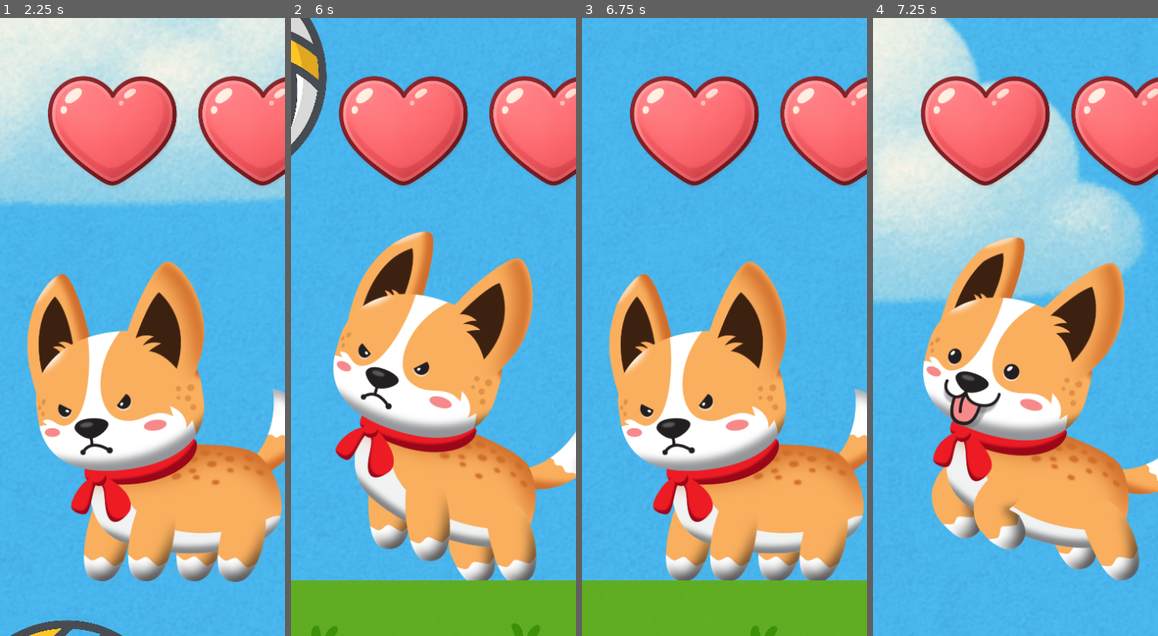
Above: before the commit, frames 1-4 (left to right).
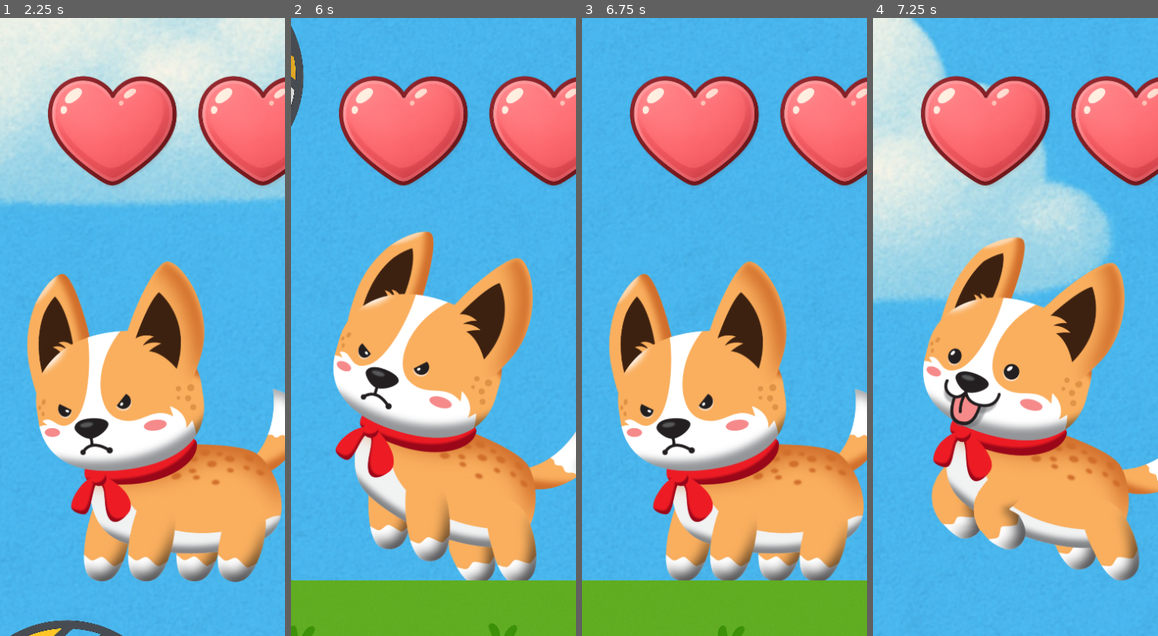
Above: after the commit, the same moments.

Repository: codyromano/chonki
Game: Godot game, scene res://scenes/level1.tscn
The game is run twice, just before and just after one commit, with the same random seed, the same clock (stepped at 60 frames per second) and the same inputs. Sound files missing from this copy of the repository are replaced by a short silence.
Inputs:
- Up to frame 1 (2.25 s): hold Right (ui_right) 0.53-2.03 s; tap D (push) at 0.6, 2.1 s; tap Up (ui_up) at 0.77, 1.07, 1.52, 1.82 s; tap S (ram) at 1.35 s; hold Left (ui_left) from 2.03 s (still down)
- Up to frame 2 (6 s): release Left (ui_left) at 2.78 s; hold Right (ui_right) 2.78-4.28 s; tap S (ram) at 2.85, 4.35, 5.85 s; tap Up (ui_up) at 3.02, 3.32, 3.77, 4.07, 4.52, 4.82 s; tap D (push) at 3.6, 5.1 s; hold Left (ui_left) 4.28-5.03 s; hold Right (ui_right) 5.03-5.78 s; hold Left (ui_left) from 5.78 s (still down)
- Up to frame 3 (6.75 s): keep holding Left (ui_left); tap Up (ui_up) at 6.02, 6.32 s; tap D (push) at 6.6 s
- Up to frame 4 (7.25 s): keep holding Left (ui_left); tap Up (ui_up) at 6.77, 7.07 s

Frame 1 is identical in both runs. In frame 2, 2.3% of the frame differs, in the area x 0-88%, y 0-100%; in frame 3, 0.2%; in frame 4, 6.0%, in the area x 0-96%, y 0-46%.

Commit message:
add max speed to fix platform teleportation bug

Diff:
--- a/scenes/chonki.gd
+++ b/scenes/chonki.gd
@@ -81,6 +81,7 @@
 
 	var direction: float = Input.get_action_strength("ui_right") - Input.get_action_strength("ui_left")
 	var current_time = Time.get_unix_time_from_system()
+
 	if hit_time != null && current_time - hit_time <= HIT_RECOVERY_TIME:
 		velocity.x = 2000 if sprite.flip_h else -2000
 		velocity.y = 1000
@@ -89,14 +90,25 @@
 	elif hit_time != null && current_time - hit_time >= HIT_RECOVERY_TIME && original_collision_mask > 0:
 		pass
 
+	# Handle horizontal movement and special actions
 	if Input.is_action_just_pressed("push") or Input.is_action_just_pressed("ram"):
 		if body.is_on_floor():
 			velocity.y = -1000
 	else:
 		velocity.x = direction * SPEED
+
+	# Apply gravity
 	velocity.y += GRAVITY * delta
+
+	# Cap the fall speed to prevent teleportation-like falling
+	const MAX_FALL_SPEED = 9000.0
+	if velocity.y > MAX_FALL_SPEED:
+		velocity.y = MAX_FALL_SPEED
+
+	# Handle jumping
 	if Input.is_action_just_pressed("ui_up") and body.is_on_floor():
 		velocity.y = JUMP_FORCE
+
 	body.velocity = velocity
 
 func play_once(player: AudioStreamPlayer2D) -> void:
